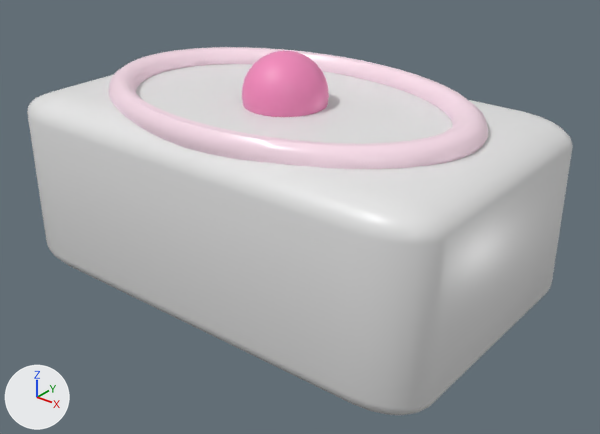
The FBX model Assets/Resources/soap.fbx as it was, and as the next commit left it.
Camera for both pictures: a camera (50 mm lens) standing at (1.418, -1.708, 0.999) and looking at (0.075, -0.028, -0.042). The axes (+X, +Y, +Z) are drawn at lower left. The lights are the same throughout. The first picture is the older version. Where no turn or scale is listed for an object, it has been applied to the vertices.

The older version as bpy lines, for what is in view:
```python
mat_flat_001 = principled_material('flat.001')
mat_flat_001.base_color = (0.9, 0.25, 0.5)  # pink #f389bc
mat_flat_001.roughness = 0.45
me_cube_001 = bpy.data.meshes.new('Cube.001')
me_cube_001.from_pydata(...)  # 1178 vertices, 1210 faces; spans x -0.7..0.7, y -0.425..0.425, z -0.275..0.42
# faces by material slot: [218, 480, 512]
me_cube_001.materials.append(mat_n)  # white #e7e7e7
me_cube_001.materials.append(mat_flat)  # pale pink #fde1ed
me_cube_001.materials.append(mat_flat_001)  # pink #f389bc
ob_cube = bpy.data.objects.new('Cube', me_cube_001)
ob_cube.location = (0.0, 0.0, 0.0)
```
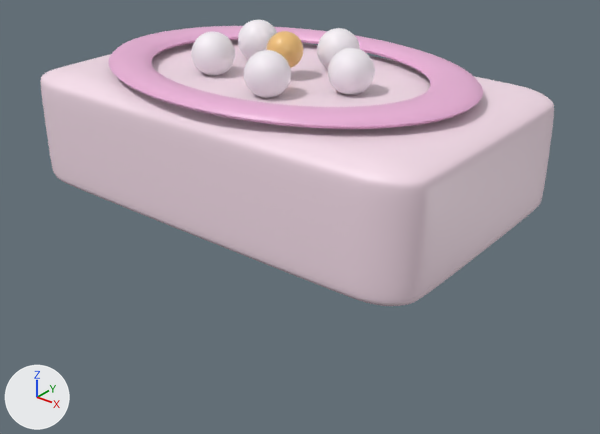
Changed parts and their boxes [x1, y1, x2, y2] in the pictures (600 x 434 px):
'Cube', recoloured, reshaped (6% narrower, 22% shorter): before [27, 47, 573, 415]; after [41, 20, 554, 306]
part 1 of me_cube_001, added: after [328, 48, 375, 95]
part 2 of me_cube_001, added: after [317, 28, 360, 69]
part 3 of me_cube_001, added: after [238, 20, 277, 59]
part 4 of me_cube_001, added: after [191, 31, 235, 76]
part 5 of me_cube_001, added: after [244, 50, 291, 98]
part 6 of me_cube_001, added (beige): after [267, 31, 303, 68]
part 7 of me_cube_001, rebuilt (35% wider, 117% taller): before [108, 47, 488, 169]; after [41, 40, 554, 306]
part 8 of me_cube_001, added (pink): after [109, 26, 483, 129]
part 9 of me_cube_001, deleted (pink): before [242, 51, 329, 117]
part 10 of me_cube_001, deleted: before [27, 64, 573, 415]

The change, as a list of edits to the scene's bpy script:
```text
Change mat_flat_001:
    mat_flat_001.base_color: (0.9, 0.25, 0.5) -> (0.85, 0.45, 0.7)  # pink #f389bc -> pink #edb3da
Add mat_flat_004:
    mat_flat_004 = principled_material('flat.004')
    mat_flat_004.base_color = (0.95, 0.9, 0.95)  # white #f9f3f9
    mat_flat_004.roughness = 0.4
Add mat_flat_002:
    mat_flat_002 = principled_material('flat.002')
    mat_flat_002.base_color = (0.95, 0.9, 0.95)  # white #f9f3f9
    mat_flat_002.roughness = 0.4
Add mat_flat_006:
    mat_flat_006 = principled_material('flat.006')
    mat_flat_006.base_color = (0.95, 0.9, 0.95)  # white #f9f3f9
    mat_flat_006.roughness = 0.4
Add mat_flat_003:
    mat_flat_003 = principled_material('flat.003')
    mat_flat_003.base_color = (0.95, 0.9, 0.95)  # white #f9f3f9
    mat_flat_003.roughness = 0.4
Add mat_flat_005:
    mat_flat_005 = principled_material('flat.005')
    mat_flat_005.base_color = (0.95, 0.9, 0.95)  # white #f9f3f9
    mat_flat_005.roughness = 0.4
Add mat_flat_007:
    mat_flat_007 = principled_material('flat.007')
    mat_flat_007.base_color = (0.9, 0.55, 0.2)  # beige #f3c47c
    mat_flat_007.roughness = 0.35
Change me_cube_001:
    used by ob_cube; location = (0.0, 0.0, 0.0)
    remove me_cube_001.from_pydata(...)  # 1178 vertices, 1210 faces; spans x -0.7..0.7, y -0.425..0.425, z -0.275..0.42
    remove me_cube_001.materials.append(mat_n)  # white #e7e7e7
    add me_cube_001.from_pydata(...)  # 6926 vertices, 7104 faces; spans x -0.649..0.649, y -0.4..0.4, z 0.0..0.475
    me_cube_001 part 1: a new loose piece, a UV sphere (32 segments, 16 rings, poles along z) spanning x 0.16..0.28, y -0.06..0.06, z 0.345..0.465, in mat_flat_002 (white #f9f3f9)
    me_cube_001 part 2: a new loose piece, a UV sphere (32 segments, 16 rings, poles along z) spanning x 0.008..0.128, y 0.092..0.212, z 0.345..0.465, in mat_flat_003 (white #f9f3f9)
    me_cube_001 part 3: a new loose piece, a UV sphere (32 segments, 16 rings, poles along z) spanning x -0.238..-0.118, y 0.034..0.154, z 0.345..0.465, in mat_flat_004 (white #f9f3f9)
    me_cube_001 part 4: a new loose piece, a UV sphere (32 segments, 16 rings, poles along z) spanning x -0.238..-0.118, y -0.154..-0.034, z 0.345..0.465, in mat_flat_005 (white #f9f3f9)
    me_cube_001 part 5: a new loose piece, a UV sphere (32 segments, 16 rings, poles along z) spanning x 0.008..0.128, y -0.212..-0.092, z 0.345..0.465, in mat_flat_006 (white #f9f3f9)
    me_cube_001 part 6: a new loose piece, a UV sphere (32 segments, 16 rings, poles along z) spanning x -0.05..0.05, y -0.05..0.05, z 0.375..0.475, in mat_flat_007 (beige #f3c47c)
    me_cube_001 part 7: the loose piece of 480 vertices spanning x -0.588..0.588, y -0.392..0.392, z 0.242..0.318 is rebuilt with 3458 vertices and now spans x -0.649..0.649, y -0.4..0.4, z 0.0..0.35
    me_cube_001 part 8: a new loose piece of 576 vertices spanning x -0.56..0.56, y -0.4..0.4, z 0.357..0.392, in mat_flat_001 (pink #edb3da)
    me_cube_001 part 9: the loose piece of 482 vertices spanning x -0.12..0.12, y -0.12..0.12, z 0.18..0.42 is deleted
    me_cube_001 part 10: the loose piece of 216 vertices spanning x -0.7..0.7, y -0.425..0.425, z -0.275..0.275 is deleted
    add me_cube_001.materials.append(mat_flat_002)  # white #f9f3f9
    add me_cube_001.materials.append(mat_flat_003)  # white #f9f3f9
    add me_cube_001.materials.append(mat_flat_004)  # white #f9f3f9
    add me_cube_001.materials.append(mat_flat_005)  # white #f9f3f9
    add me_cube_001.materials.append(mat_flat_006)  # white #f9f3f9
    add me_cube_001.materials.append(mat_flat_007)  # beige #f3c47c
```
